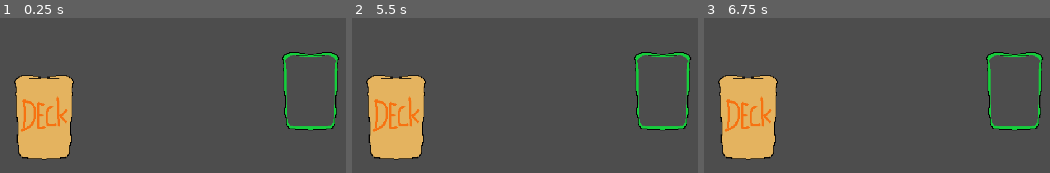
Above: before the commit, frames 1-3 (left to right).
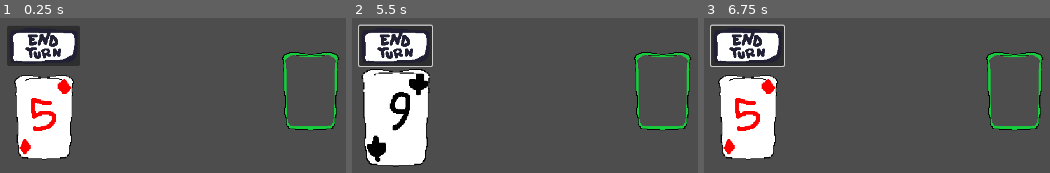
Above: after the commit, the same moments.

Repository: JoJonatasCoelho/full-house
Game: Godot game, scene res://scenes/levels/test_scene.tscn
The game is run twice, just before and just after one commit, with the same random seed, the same clock (stepped at 60 frames per second) and the same inputs.
Inputs (mouse positions are in pixels of both pictures, inside the frame that each line leads up to):
- Up to frame 1 (0.25 s): no input
- Up to frame 2 (5.5 s): click (396, 45) at 0.52 s; click (396, 45) at 1.27 s; click (396, 45) at 2.02 s; tap Enter at 2.75, 4.25 s; move the mouse to (outside the picture) at 2.77 s; click (outside the picture) at 2.92 s; tap Space at 3.5, 5 s; drag from (518, 146) to (663, 90) at 3.52 s; move the mouse to (outside the picture) at 4.27 s; click (outside the picture) at 4.42 s; drag from (outside the picture) to (396, 117) at 5.02 s
- Up to frame 3 (6.75 s): tap Enter at 5.75 s; move the mouse to (outside the picture) at 5.77 s; click (outside the picture) at 5.92 s; tap Space at 6.5 s; drag from (790, 56) to (1015, 90) at 6.52 s

The runs differ from the first frame. In frame 1, 13% of the frame differs, in the area x 2-24%, y 5-91%; in frame 2, 17%, in the area x 1-24%, y 3-97%; in frame 3, 14%.
Error after the commit: Invalid operands 'int' and 'Nil' in operator '*'. (res://scripts/systems/hand.gd:36)

Commit message:
feat: turn system prototype

Diff:
--- a/scenes/levels/test_scene.tscn
+++ b/scenes/levels/test_scene.tscn
@@ -1,12 +1,16 @@
-[gd_scene load_steps=6 format=3 uid="uid://u8prst1obv1v"]
+[gd_scene load_steps=7 format=3 uid="uid://u8prst1obv1v"]
 
 [ext_resource type="Script" uid="uid://b4jv0s7ikhf34" path="res://scripts/systems/card_manager.gd" id="1_bfhv8"]
 [ext_resource type="Script" uid="uid://cor3u0y20fs32" path="res://scripts/systems/hand.gd" id="3_ad8uc"]
 [ext_resource type="PackedScene" uid="uid://dj4lndye1v6t8" path="res://scenes/hud/card_slot.tscn" id="3_kljt5"]
 [ext_resource type="PackedScene" uid="uid://biux6ecqebopw" path="res://scenes/hud/deck.tscn" id="4_nd4bu"]
+[ext_resource type="Texture2D" uid="uid://dc82fetg0quuw" path="res://assets/turn_button.png" id="6_06sp8"]
 [ext_resource type="Script" uid="uid://coendf2brak0u" path="res://scripts/systems/input_manager.gd" id="6_joecx"]
 
 [node name="TestScene" type="Node2D"]
+
+[node name="InputManager" type="Node2D" parent="."]
+script = ExtResource("6_joecx")
 
 [node name="CardManager" type="Node2D" parent="."]
 script = ExtResource("1_bfhv8")
@@ -14,10 +18,14 @@
 [node name="CardSlot" parent="." instance=ExtResource("3_kljt5")]
 position = Vector2(655, 326)
 
+[node name="Deck" parent="." instance=ExtResource("4_nd4bu")]
+
 [node name="PlayerHand" type="Node2D" parent="."]
 script = ExtResource("3_ad8uc")
 
-[node name="InputManager" type="Node2D" parent="."]
-script = ExtResource("6_joecx")
-
-[node name="Deck" parent="." instance=ExtResource("4_nd4bu")]
+[node name="EndTurn" type="Button" parent="."]
+offset_left = 137.0
+offset_top = 215.0
+offset_right = 261.0
+offset_bottom = 284.0
+icon = ExtResource("6_06sp8")
--- a/scripts/systems/card.gd
+++ b/scripts/systems/card.gd
@@ -5,6 +5,7 @@
 signal hovered
 signal hovered_off
 
+var is_in_card_slot: bool = false
 var starting_position: Vector2
 
 @export var suit: CardEnum.Suit
--- a/scripts/systems/card_manager.gd
+++ b/scripts/systems/card_manager.gd
@@ -38,14 +38,14 @@
 		card.z_index = 1
 
 func on_hovered_over_card(card: Card):
-	if !is_hovering_a_card:
+	if !is_hovering_a_card and not card.is_in_card_slot:
 		is_hovering_a_card = true
 		highlight_card(card, true)
 
 func on_hovered_off_card(card: Card):
 	highlight_card(card, false)
-	var new_card_hovered = raycast_check_for_card()
-	if new_card_hovered:
+	var new_card_hovered: Card = raycast_check_for_card()
+	if new_card_hovered and not new_card_hovered.is_in_card_slot:
 		highlight_card(new_card_hovered, true)
 	else:
 		is_hovering_a_card = false
@@ -83,11 +83,12 @@
 	return highest_z_card
 
 func start_drag(card: Card):
-	card_being_dragged = card
-	card.scale = Vector2(CARD_SIZE, CARD_SIZE)
-	var card_slot_found = raycast_check_for_card_slot()
-	if card_slot_found:
-		card_slot_found.card_in_slot = null
+	if not card.is_in_card_slot:
+		card_being_dragged = card
+		card.scale = Vector2(HIGHLIGHTED_CARD_SIZE, HIGHLIGHTED_CARD_SIZE)
+		var card_slot_found = raycast_check_for_card_slot()
+		if card_slot_found:
+			card_slot_found.card_in_slot = null
 
 func finish_drag():
 	card_being_dragged.scale = Vector2(HIGHLIGHTED_CARD_SIZE, HIGHLIGHTED_CARD_SIZE)
@@ -96,6 +97,8 @@
 		hand_reference.remove_card_from_hand(card_being_dragged)
 		card_being_dragged.position = card_slot_found.position
 		card_slot_found.card_in_slot = card_being_dragged
+		card_being_dragged.is_in_card_slot = true
+		highlight_card(card_being_dragged, false)
 	else:
 		hand_reference.add_card_to_hand(card_being_dragged, DEFAULT_CARD_SPEED)
 	card_being_dragged = null
--- a/scripts/systems/deck.gd
+++ b/scripts/systems/deck.gd
@@ -4,12 +4,17 @@
 
 const CARD_SCENE_PATH: String = "res://scenes/interactables/card.tscn"
 const CARD_DRAW_SPEED: float = 0.5
+const INITIAL_HAND_SIZE: int = 4
 
+var drawn_this_turn: bool = false
 var deck: Array[Card] = []
 
 func _ready() -> void:
 	generate_standard_deck()
 	shuffle_deck()
+	for i in range(INITIAL_HAND_SIZE):
+		draw_card()
+		drawn_this_turn = false
 
 func generate_standard_deck():
 	deck.clear()
@@ -24,6 +29,9 @@
 	deck.shuffle()
 
 func draw_card():
+	if drawn_this_turn:
+		return
+	drawn_this_turn = true
 	var card_drawn = deck[0]
 	deck.erase(card_drawn)
 	if deck.size() == 0:
--- a/scripts/systems/hand.gd
+++ b/scripts/systems/hand.gd
@@ -33,7 +33,7 @@
 		animate_card_to_position(card, new_position, speed)
 
 func calculate_card_position(idx: int):
-	var total_width = (hand.size() - 1) * card_width
+	var total_width = (hand.size()) * card_width
 	var x_offset = center_screen_x + idx * card_width - total_width / 2
 	return x_offset
 
Binary file added: assets/turn_button.png
Not shown, added: assets/turn_button.png.import
